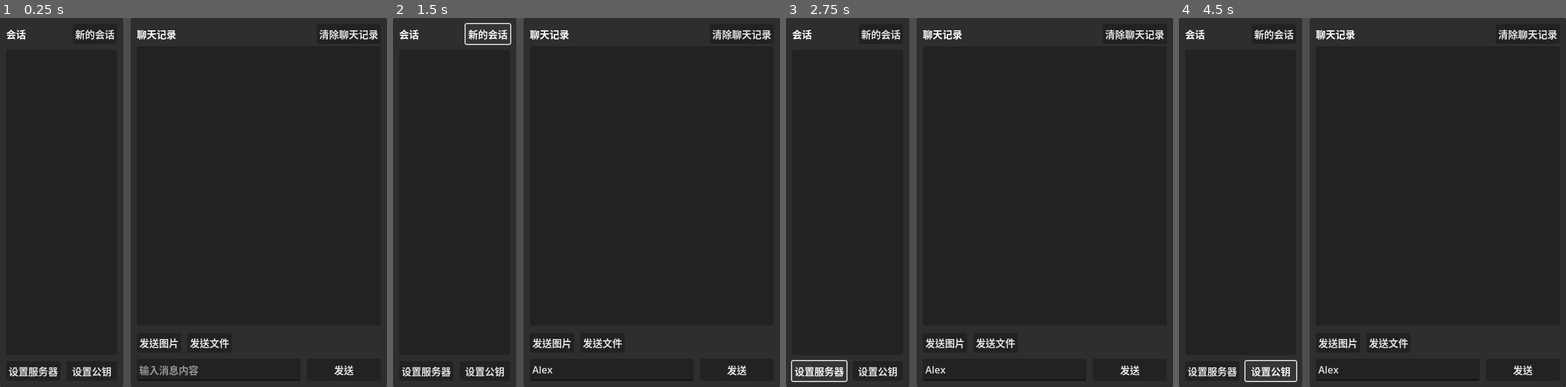
Above: before the commit, frames 1-4 (left to right).
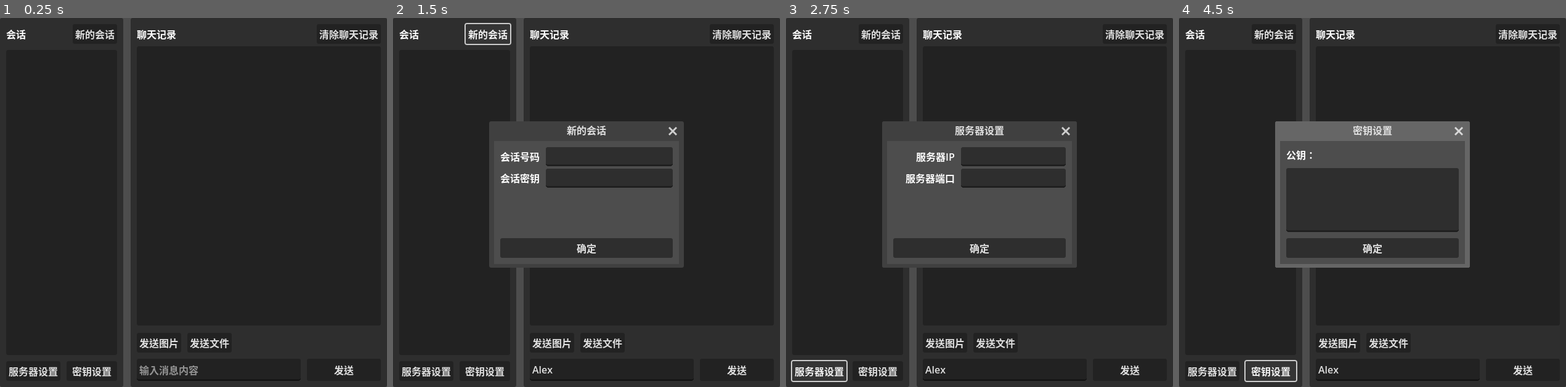
Above: after the commit, the same moments.

Repository: hantaogo/msg
Game: Godot game, scene res://HomePage/HomePage.tscn
Same seed, same stepped clock (60 frames per second), same inputs: the game is played once before the commit and once after it.
Inputs (mouse positions are in pixels of both pictures, inside the frame that each line leads up to):
- Up to frame 1 (0.25 s): no input
- Up to frame 2 (1.5 s): click (613, 368) at 0.52 s; type "Alex" at 0.6 s; click "新的会话" at 1.25 s
- Up to frame 3 (2.75 s): click (820, 372) at 2 s, where only the run before the commit has a clickable "设置服务器"
- Up to frame 4 (4.5 s): click (1213, 372) at 2.75 s, where only the run after the commit has a clickable "服务器设置"; click (1271, 372) at 3.5 s, where only the run before the commit has a clickable "设置公钥"; click (1271, 372) at 4.25 s, where only the run after the commit has a clickable "密钥设置"

The runs differ from the first frame. In frame 1, 0.4% of the frame differs, in the area x 2-29%, y 94-98%; in frame 2, 14%; in frame 3, 15%, in the area x 2-76%, y 28-98%; in frame 4, 11%.

Commit message:
一些弹窗

Diff:
--- /dev/null
+++ b/MsgClient/HomePage/HomePage.gd
@@ -0,0 +1,26 @@
+extends Control
+
+
+# Called when the node enters the scene tree for the first time.
+func _ready():
+	pass # Replace with function body.
+
+
+# Called every frame. 'delta' is the elapsed time since the previous frame.
+func _process(delta):
+	pass
+
+
+func _on_btn_new_session_pressed():
+	var wnd = get_node('%newSession') as Window
+	wnd.popup_centered()
+
+
+func _on_button_pressed():
+	var wnd = get_node('%serverSetting') as Window
+	wnd.popup_centered()
+
+
+func _on_button_2_pressed():
+	var wnd = get_node('%secretSetting') as Window
+	wnd.popup_centered()
--- a/MsgClient/HomePage/HomePage.tscn
+++ b/MsgClient/HomePage/HomePage.tscn
@@ -1,4 +1,9 @@
-[gd_scene format=3 uid="uid://suyxwj6oolev"]
+[gd_scene load_steps=5 format=3 uid="uid://suyxwj6oolev"]
+
+[ext_resource type="Script" path="res://HomePage/HomePage.gd" id="1_hbmfb"]
+[ext_resource type="PackedScene" uid="uid://cndpyp3p5ocq0" path="res://ServerSetting/ServerSetting.tscn" id="1_qoyxk"]
+[ext_resource type="PackedScene" uid="uid://co31x3r6tum5r" path="res://SecretSetting/SecretSetting.tscn" id="3_jn7ws"]
+[ext_resource type="PackedScene" uid="uid://dhib8lm82aquc" path="res://NewSession/NewSession.tscn" id="4_ycqqa"]
 
 [node name="HomePage" type="Control"]
 layout_mode = 3
@@ -7,6 +12,7 @@
 anchor_bottom = 1.0
 grow_horizontal = 2
 grow_vertical = 2
+script = ExtResource("1_hbmfb")
 
 [node name="HSplitContainer" type="HSplitContainer" parent="."]
 layout_mode = 1
@@ -43,7 +49,7 @@
 layout_mode = 2
 text = "会话"
 
-[node name="Button" type="Button" parent="HSplitContainer/Panel/MarginContainer/VBoxContainer/HBoxContainer2"]
+[node name="btnNewSession" type="Button" parent="HSplitContainer/Panel/MarginContainer/VBoxContainer/HBoxContainer2"]
 layout_mode = 2
 size_flags_horizontal = 10
 text = "新的会话"
@@ -68,12 +74,12 @@
 [node name="Button" type="Button" parent="HSplitContainer/Panel/MarginContainer/VBoxContainer/HBoxContainer"]
 layout_mode = 2
 size_flags_horizontal = 3
-text = "设置服务器"
+text = "服务器设置"
 
 [node name="Button2" type="Button" parent="HSplitContainer/Panel/MarginContainer/VBoxContainer/HBoxContainer"]
 layout_mode = 2
 size_flags_horizontal = 3
-text = "设置公钥"
+text = "密钥设置"
 
 [node name="Panel2" type="Panel" parent="HSplitContainer"]
 custom_minimum_size = Vector2(300, 0)
@@ -109,7 +115,7 @@
 layout_mode = 2
 text = "聊天记录"
 
-[node name="Button" type="Button" parent="HSplitContainer/Panel2/MarginContainer2/VSplitContainer/MarginContainer/VBoxContainer/HBoxContainer"]
+[node name="btnClearHistory" type="Button" parent="HSplitContainer/Panel2/MarginContainer2/VSplitContainer/MarginContainer/VBoxContainer/HBoxContainer"]
 layout_mode = 2
 size_flags_horizontal = 10
 text = "清除聊天记录"
@@ -120,10 +126,12 @@
 size_flags_vertical = 3
 
 [node name="ScrollContainer" type="ScrollContainer" parent="HSplitContainer/Panel2/MarginContainer2/VSplitContainer/MarginContainer/VBoxContainer/Panel"]
-layout_mode = 0
-offset_top = 4.0
-offset_right = 920.0
-offset_bottom = 364.0
+layout_mode = 1
+anchors_preset = 15
+anchor_right = 1.0
+anchor_bottom = 1.0
+grow_horizontal = 2
+grow_vertical = 2
 size_flags_vertical = 3
 
 [node name="VBoxContainer" type="VBoxContainer" parent="HSplitContainer/Panel2/MarginContainer2/VSplitContainer/MarginContainer/VBoxContainer/Panel/ScrollContainer"]
@@ -165,3 +173,19 @@
 custom_minimum_size = Vector2(120, 0)
 layout_mode = 2
 text = "发送"
+
+[node name="serverSetting" parent="." instance=ExtResource("1_qoyxk")]
+unique_name_in_owner = true
+visible = false
+
+[node name="secretSetting" parent="." instance=ExtResource("3_jn7ws")]
+unique_name_in_owner = true
+visible = false
+
+[node name="newSession" parent="." instance=ExtResource("4_ycqqa")]
+unique_name_in_owner = true
+visible = false
+
+[connection signal="pressed" from="HSplitContainer/Panel/MarginContainer/VBoxContainer/HBoxContainer2/btnNewSession" to="." method="_on_btn_new_session_pressed"]
+[connection signal="pressed" from="HSplitContainer/Panel/MarginContainer/VBoxContainer/HBoxContainer/Button" to="." method="_on_button_pressed"]
+[connection signal="pressed" from="HSplitContainer/Panel/MarginContainer/VBoxContainer/HBoxContainer/Button2" to="." method="_on_button_2_pressed"]
--- /dev/null
+++ b/MsgClient/NewSession/NewSession.gd
@@ -0,0 +1,19 @@
+extends Window
+
+
+# Called when the node enters the scene tree for the first time.
+func _ready():
+	pass # Replace with function body.
+
+
+# Called every frame. 'delta' is the elapsed time since the previous frame.
+func _process(delta):
+	pass
+
+
+func _on_close_requested():
+	visible = false
+
+
+func _on_button_pressed():
+	visible = false
--- /dev/null
+++ b/MsgClient/NewSession/NewSession.tscn
@@ -0,0 +1,55 @@
+[gd_scene load_steps=2 format=3 uid="uid://dhib8lm82aquc"]
+
+[ext_resource type="Script" path="res://NewSession/NewSession.gd" id="1_p3ari"]
+
+[node name="newSession" type="Window"]
+title = "新的会话"
+size = Vector2i(300, 200)
+min_size = Vector2i(300, 200)
+script = ExtResource("1_p3ari")
+
+[node name="MarginContainer" type="MarginContainer" parent="."]
+anchors_preset = 15
+anchor_right = 1.0
+anchor_bottom = 1.0
+grow_horizontal = 2
+grow_vertical = 2
+theme_override_constants/margin_left = 10
+theme_override_constants/margin_top = 10
+theme_override_constants/margin_right = 10
+theme_override_constants/margin_bottom = 10
+
+[node name="VBoxContainer" type="VBoxContainer" parent="MarginContainer"]
+layout_mode = 2
+
+[node name="HBoxContainer" type="HBoxContainer" parent="MarginContainer/VBoxContainer"]
+layout_mode = 2
+theme_override_constants/separation = 10
+
+[node name="Label" type="Label" parent="MarginContainer/VBoxContainer/HBoxContainer"]
+layout_mode = 2
+text = "会话号码"
+
+[node name="LineEdit" type="LineEdit" parent="MarginContainer/VBoxContainer/HBoxContainer"]
+layout_mode = 2
+size_flags_horizontal = 3
+
+[node name="HBoxContainer2" type="HBoxContainer" parent="MarginContainer/VBoxContainer"]
+layout_mode = 2
+theme_override_constants/separation = 10
+
+[node name="Label" type="Label" parent="MarginContainer/VBoxContainer/HBoxContainer2"]
+layout_mode = 2
+text = "会话密钥"
+
+[node name="LineEdit" type="LineEdit" parent="MarginContainer/VBoxContainer/HBoxContainer2"]
+layout_mode = 2
+size_flags_horizontal = 3
+
+[node name="Button" type="Button" parent="MarginContainer/VBoxContainer"]
+layout_mode = 2
+size_flags_vertical = 10
+text = "确定"
+
+[connection signal="close_requested" from="." to="." method="_on_close_requested"]
+[connection signal="pressed" from="MarginContainer/VBoxContainer/Button" to="." method="_on_button_pressed"]
--- /dev/null
+++ b/MsgClient/SecretSetting/SecretSetting.gd
@@ -0,0 +1,19 @@
+extends Window
+
+
+# Called when the node enters the scene tree for the first time.
+func _ready():
+	pass # Replace with function body.
+
+
+# Called every frame. 'delta' is the elapsed time since the previous frame.
+func _process(delta):
+	pass
+
+
+func _on_close_requested():
+	visible = false
+
+
+func _on_button_pressed():
+	visible = false
--- /dev/null
+++ b/MsgClient/SecretSetting/SecretSetting.tscn
@@ -0,0 +1,49 @@
+[gd_scene load_steps=2 format=3 uid="uid://co31x3r6tum5r"]
+
+[ext_resource type="Script" path="res://SecretSetting/SecretSetting.gd" id="1_cyp0w"]
+
+[node name="Window" type="Window"]
+title = "密钥设置"
+size = Vector2i(300, 200)
+min_size = Vector2i(300, 200)
+script = ExtResource("1_cyp0w")
+
+[node name="MarginContainer" type="MarginContainer" parent="."]
+anchors_preset = 15
+anchor_right = 1.0
+anchor_bottom = 1.0
+grow_horizontal = 2
+grow_vertical = 2
+theme_override_constants/margin_left = 10
+theme_override_constants/margin_top = 10
+theme_override_constants/margin_right = 10
+theme_override_constants/margin_bottom = 10
+
+[node name="VBoxContainer" type="VBoxContainer" parent="MarginContainer"]
+offset_left = 10.0
+offset_top = 10.0
+offset_right = 618.0
+offset_bottom = 590.0
+theme_override_constants/separation = 10
+
+[node name="Label" type="Label" parent="MarginContainer/VBoxContainer"]
+offset_right = 608.0
+offset_bottom = 25.0
+text = "公钥："
+
+[node name="TextEdit" type="TextEdit" parent="MarginContainer/VBoxContainer"]
+custom_minimum_size = Vector2(0, 100)
+offset_top = 35.0
+offset_right = 608.0
+offset_bottom = 539.0
+size_flags_horizontal = 3
+size_flags_vertical = 3
+
+[node name="Button" type="Button" parent="MarginContainer/VBoxContainer"]
+offset_top = 549.0
+offset_right = 608.0
+offset_bottom = 580.0
+text = "确定"
+
+[connection signal="close_requested" from="." to="." method="_on_close_requested"]
+[connection signal="pressed" from="MarginContainer/VBoxContainer/Button" to="." method="_on_button_pressed"]
--- /dev/null
+++ b/MsgClient/ServerSetting/ServerSetting.gd
@@ -0,0 +1,19 @@
+extends Window
+
+
+# Called when the node enters the scene tree for the first time.
+func _ready():
+	pass # Replace with function body.
+
+
+# Called every frame. 'delta' is the elapsed time since the previous frame.
+func _process(delta):
+	pass
+
+
+func _on_close_requested():
+	visible = false
+
+
+func _on_button_pressed():
+	visible = false
--- /dev/null
+++ b/MsgClient/ServerSetting/ServerSetting.tscn
@@ -0,0 +1,76 @@
+[gd_scene load_steps=2 format=3 uid="uid://cndpyp3p5ocq0"]
+
+[ext_resource type="Script" path="res://ServerSetting/ServerSetting.gd" id="1_on53e"]
+
+[node name="Window" type="Window"]
+title = "服务器设置"
+size = Vector2i(300, 200)
+min_size = Vector2i(300, 200)
+script = ExtResource("1_on53e")
+
+[node name="MarginContainer" type="MarginContainer" parent="."]
+custom_minimum_size = Vector2(10, 10)
+anchors_preset = 15
+anchor_right = 1.0
+anchor_bottom = 1.0
+grow_horizontal = 2
+grow_vertical = 2
+theme_override_constants/margin_left = 10
+theme_override_constants/margin_top = 10
+theme_override_constants/margin_right = 10
+theme_override_constants/margin_bottom = 10
+
+[node name="VBoxContainer" type="VBoxContainer" parent="MarginContainer"]
+offset_left = 10.0
+offset_top = 10.0
+offset_right = 618.0
+offset_bottom = 590.0
+
+[node name="HBoxContainer" type="HBoxContainer" parent="MarginContainer/VBoxContainer"]
+offset_right = 608.0
+offset_bottom = 31.0
+theme_override_constants/separation = 10
+
+[node name="Label" type="Label" parent="MarginContainer/VBoxContainer/HBoxContainer"]
+custom_minimum_size = Vector2(100, 0)
+offset_top = 2.0
+offset_right = 100.0
+offset_bottom = 28.0
+text = "服务器IP"
+horizontal_alignment = 2
+
+[node name="LineEdit" type="LineEdit" parent="MarginContainer/VBoxContainer/HBoxContainer"]
+offset_left = 110.0
+offset_right = 608.0
+offset_bottom = 31.0
+size_flags_horizontal = 3
+
+[node name="HBoxContainer2" type="HBoxContainer" parent="MarginContainer/VBoxContainer"]
+offset_top = 35.0
+offset_right = 608.0
+offset_bottom = 66.0
+theme_override_constants/separation = 10
+
+[node name="Label" type="Label" parent="MarginContainer/VBoxContainer/HBoxContainer2"]
+custom_minimum_size = Vector2(100, 0)
+offset_top = 3.0
+offset_right = 100.0
+offset_bottom = 28.0
+text = "服务器端口"
+horizontal_alignment = 2
+
+[node name="LineEdit" type="LineEdit" parent="MarginContainer/VBoxContainer/HBoxContainer2"]
+offset_left = 110.0
+offset_right = 608.0
+offset_bottom = 31.0
+size_flags_horizontal = 3
+
+[node name="Button" type="Button" parent="MarginContainer/VBoxContainer"]
+offset_top = 549.0
+offset_right = 608.0
+offset_bottom = 580.0
+size_flags_vertical = 10
+text = "确定"
+
+[connection signal="close_requested" from="." to="." method="_on_close_requested"]
+[connection signal="pressed" from="MarginContainer/VBoxContainer/Button" to="." method="_on_button_pressed"]
